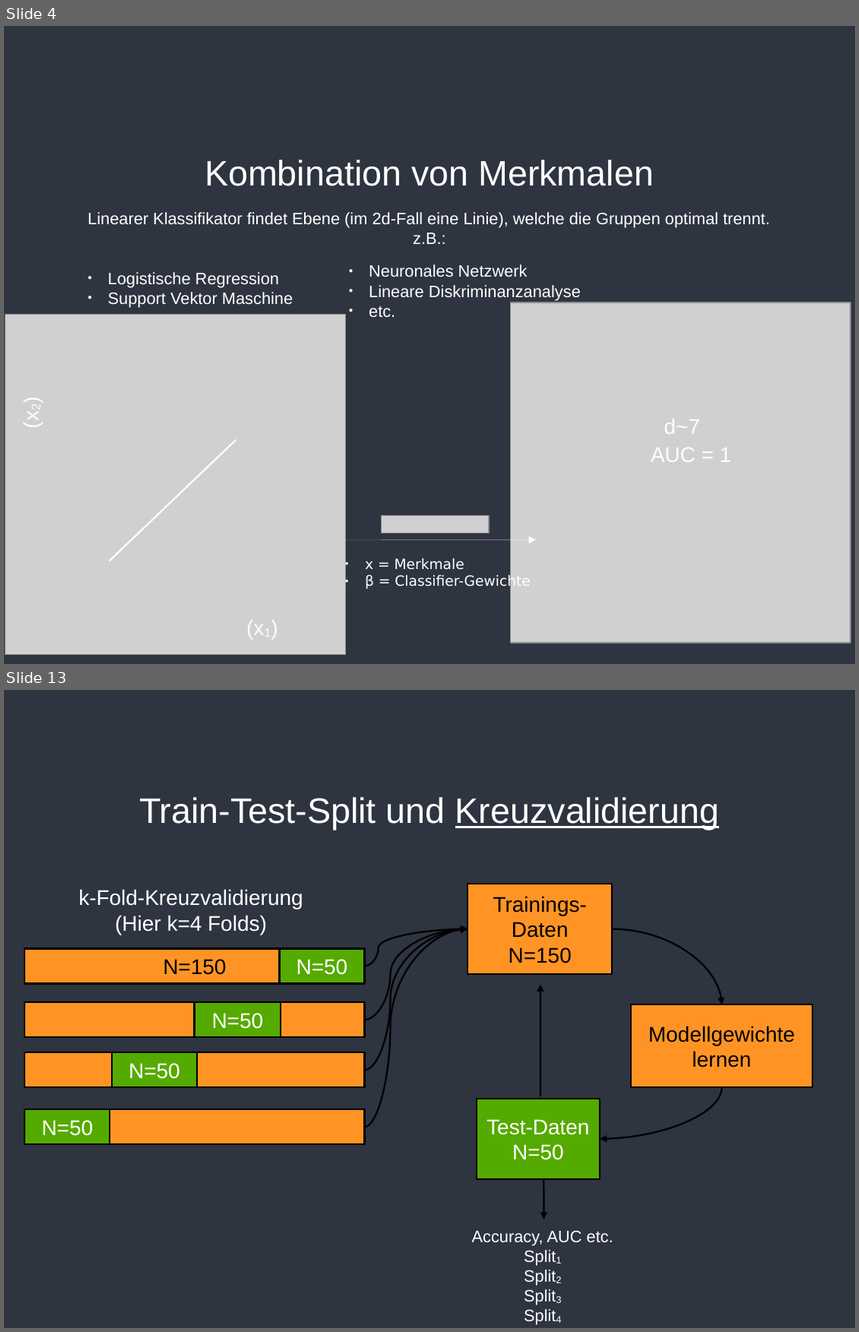
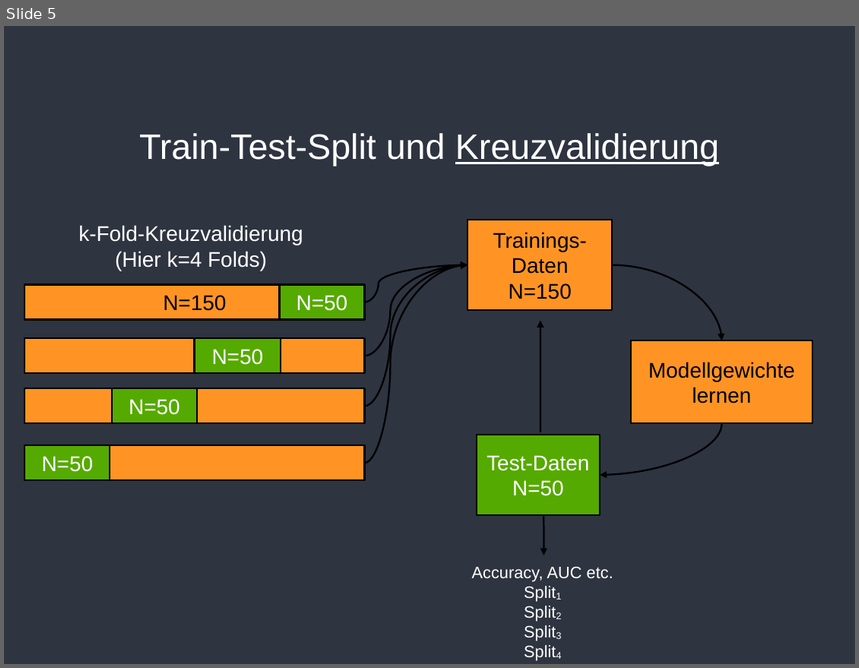
Before and after one commit to pbierwirth/teaching, a slide deck: slides/Sitzung_11.odp. Shown one above the other, each under a label of ours: slides 4 and 13 before the commit, slide 5 after it; the slides between them are not shown. The pictures are 859x1332 and 859x668 pixels, drawn with LibreOffice and Linux fonts; fonts in the diff are those of the drawing; grey boxes stand for pictures; background and template pictures are left out. Boxes give left, top, right and bottom in pixels: in the first picture for what was removed or moved away, otherwise in the second. Text is boxed around its words. In the diff, an @@ line names an element or a change of style, - is before the commit and + after.

```diff
--- a/slides/Sitzung_11.odp
+++ b/slides/Sitzung_11.odp
@@ slide 4 removed at [4, 26, 855, 664], background #2E3440 @@
@@ title removed at [205, 160, 654, 186] @@
-Kombination von Merkmalen
@@ text removed at [88, 212, 770, 307] @@
-Linearer Klassifikator findet Ebene (im 2d-Fall eine Linie), welche die Gruppen optimal trennt. z.B.:
-● Logistische Regression
-● Support Vektor Maschine
@@ text removed at [369, 265, 581, 317] @@
-● Neuronales Netzwerk
-● Lineare Diskriminanzanalyse
-● etc.
@@ picture removed at [5, 315, 345, 655] @@
@@ picture removed at [510, 303, 851, 643] @@
@@ text removed at [13, 373, 57, 438] @@
-(x2)
@@ text removed at [664, 419, 700, 434] @@
-d~7
@@ line removed from (110, 561) to (236, 439) @@
@@ text removed at [651, 448, 732, 462] @@
-AUC = 1
@@ picture removed at [381, 515, 488, 534] @@
@@ arrow removed from (323, 540) to (536, 540) @@
@@ text removed at [365, 559, 530, 590] @@
-● x = Merkmale
-● β = Classifier-Gewichte
@@ text removed at [238, 610, 302, 653] @@
-(x1)
@@ what was slide 13 is now slide 5 @@
```
Also in this commit, not shown: 2 slides changed, 5 slides added, 10 other slides removed, 1 other file.
